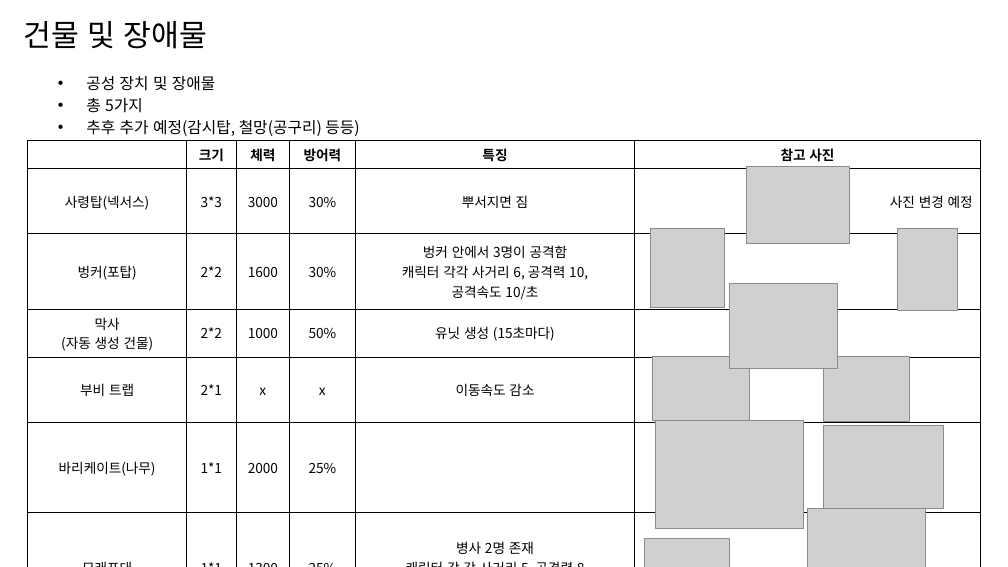
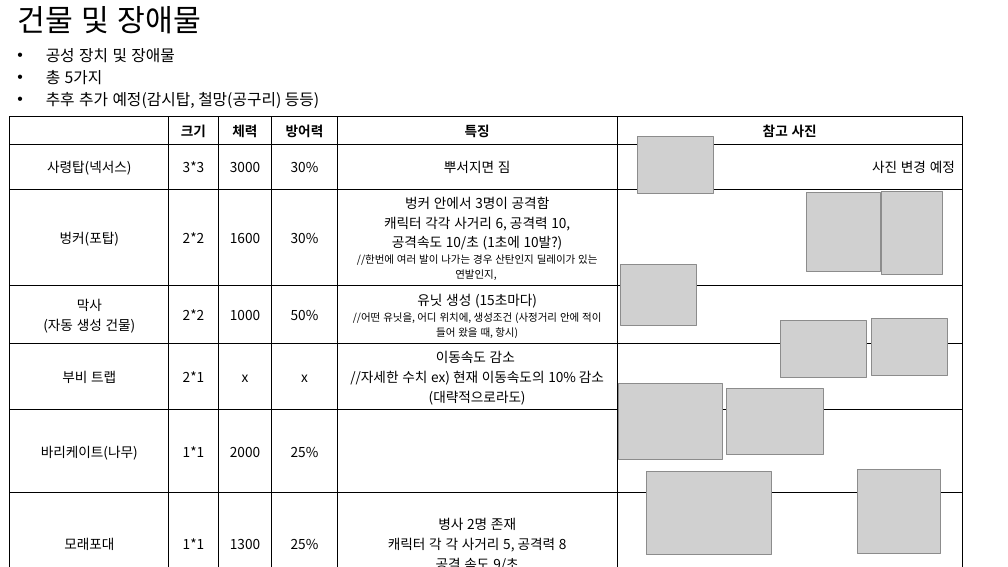
Before and after one commit to JeonJohnson/BICTestRepository, a slide deck: slide 7 of 기획파일/디펜스 게임 (프로토 타입 기획서)1.pptx. Drawn at 1008x567 pixels with LibreOffice and Linux fonts; fonts in the diff are those of the drawing; grey boxes stand for pictures. Boxes give left, top, right and bottom in pixels: in the first picture for what was removed or moved away, otherwise in the second. Text is boxed around its words. In the diff, an @@ line names an element or a change of style, - is before the commit and + after.

Commit message:
막사에서 유닛 소환 완료
막사에서 유닛 소환 완료

```diff
--- a/기획파일/디펜스 게임 (프로토 타입 기획서)1.pptx
+++ b/기획파일/디펜스 게임 (프로토 타입 기획서)1.pptx
@@ title "건물 및 장애물": place and size @@
-title "건물 및 장애물" at (23,21,207,49)
+title "건물 및 장애물" at (17,6,201,34)
@@ text "공성 장치 및 장애물": place and size @@
-text "공성 장치 및 장애물" at (86,76,359,136)
+text "공성 장치 및 장애물" at (46,48,319,108)
@@ table at (10,116,963,563) @@
-row 3, column 5: 벙커 안에서 3명이 공격함 / 캐릭터 각각 사거리 6, 공격력 10, / 공격속도 10/초
+row 3, column 5: 벙커 안에서 3명이 공격함 / 캐릭터 각각 사거리 6, 공격력 10, / 공격속도 10/초 (1초에 10발?) / //한번에 여러 발이 나가는 경우 산탄인지 딜레이가 있는 연발인지,
-row 4, column 5: 유닛 생성 (15초마다)
+row 4, column 5: 유닛 생성 (15초마다) / //어떤 유닛을, 어디 위치에, 생성조건 (사정거리 안에 적이 들어 왔을 때, 항시)
-row 5, column 5: 이동속도 감소
+row 5, column 5: 이동속도 감소 / //자세한 수치 ex) 현재 이동속도의 10% 감소 (대략적으로라도)
@@ table: place and size @@
-table at (28,141,981,567)
+table at (10,116,963,563)
@@ picture: place and size @@
-picture at (747,166,849,243)
+picture at (637,136,714,194)
@@ picture: place and size @@
-picture at (650,228,724,307)
+picture at (806,193,880,271)
@@ picture: place and size @@
-picture at (898,228,958,311)
+picture at (882,192,942,274)
@@ picture: place and size @@
-picture at (730,284,837,369)
+picture at (620,265,696,325)
@@ picture: place and size @@
-picture at (652,356,749,420)
+picture at (780,321,867,377)
@@ picture: place and size @@
-picture at (823,356,910,421)
+picture at (872,319,948,376)
@@ picture: place and size @@
-picture at (656,420,804,528)
+picture at (619,383,723,459)
@@ picture: place and size @@
-picture at (823,426,943,509)
+picture at (727,388,823,454)
@@ picture: place and size @@
-picture at (645,538,730,567)
+picture at (647,472,772,555)
@@ picture: place and size @@
-picture at (808,508,926,567)
+picture at (858,470,941,553)
```
Also in this commit, not shown: 3 other slides changed, 5 other files.
